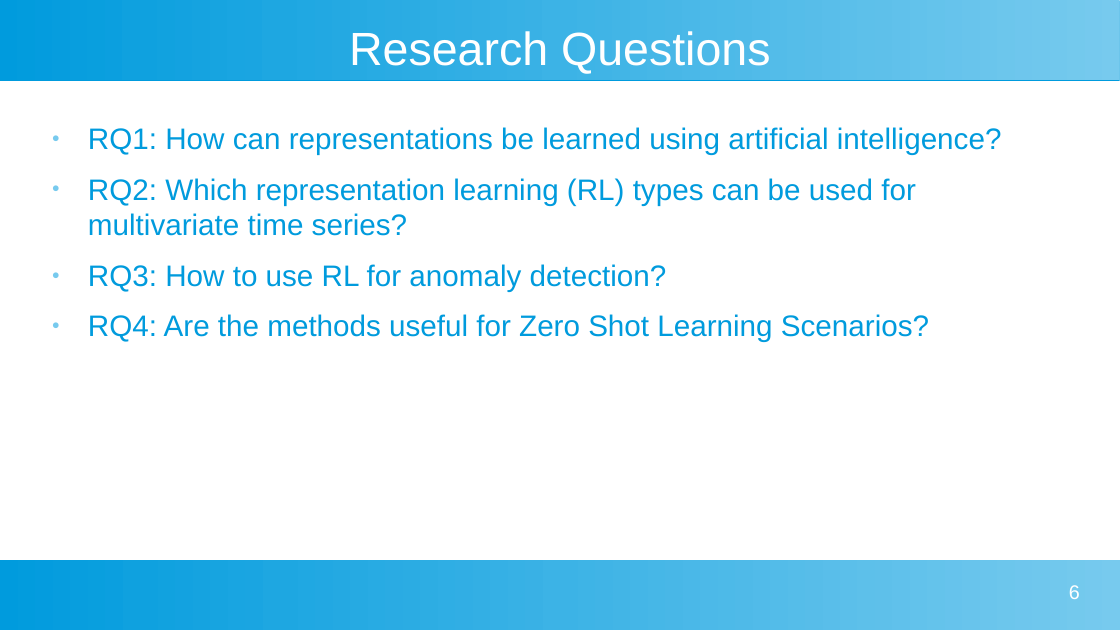
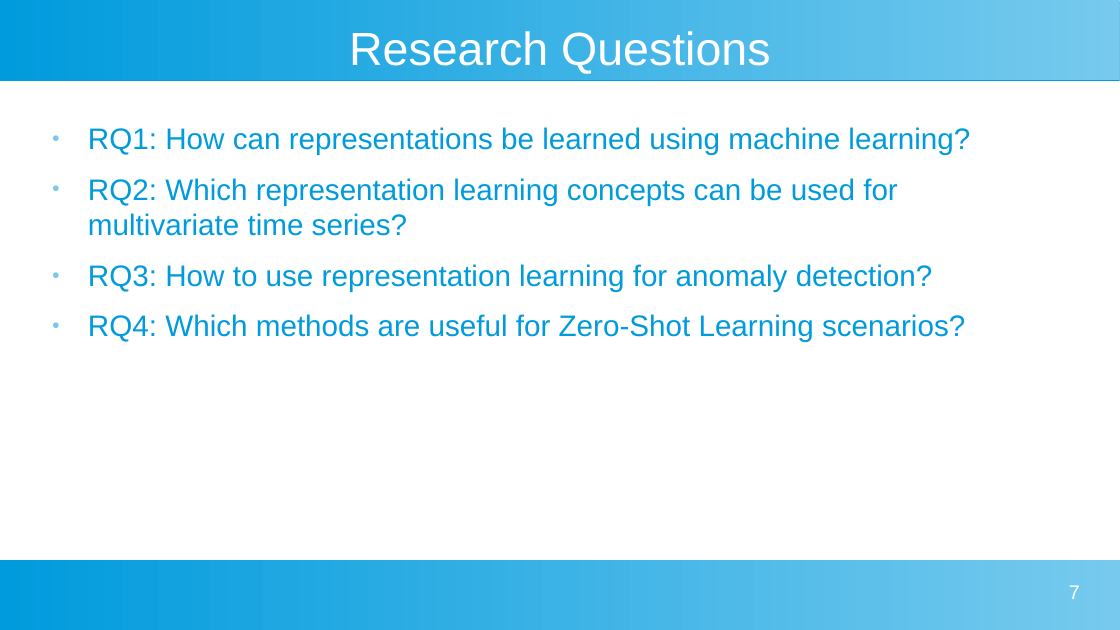
Before and after one commit to johanneshoelker/Smart-Systems-Paper, a slide deck: slide 7 of Presentation/Kolloq.odp (slide 6 before the commit). Drawn at 1120x630 pixels with LibreOffice and Linux fonts; fonts in the diff are those of the drawing. Boxes give left, top, right and bottom in pixels: in the first picture for what was removed or moved away, otherwise in the second. Text is boxed around its words. In the diff, an @@ line names an element or a change of style, - is before the commit and + after.

```diff
--- a/Presentation/Kolloq.odp
+++ b/Presentation/Kolloq.odp
@@ text at [88, 127, 970, 342]: text changed @@
-● RQ1: How can representations be learned using artificial intelligence?
-● RQ2: Which representation learning (RL) types can be used for multivariate time series?
-● RQ3: How to use RL for anomaly detection?
-● RQ4: Are the methods useful for Zero Shot Learning Scenarios?
+● RQ1: How can representations be learned using machine learning?
+● RQ2: Which representation learning concepts can be used for multivariate time series?
+● RQ3: How to use representation learning for anomaly detection?
+● RQ4: Which methods are useful for Zero-Shot Learning scenarios?
@@ page number at [1069, 585, 1080, 599]: text changed @@
-6
+7
```
Also in this commit, not shown: 6 other slides changed, 3 slides added, 1 slide removed, 2 other files.
